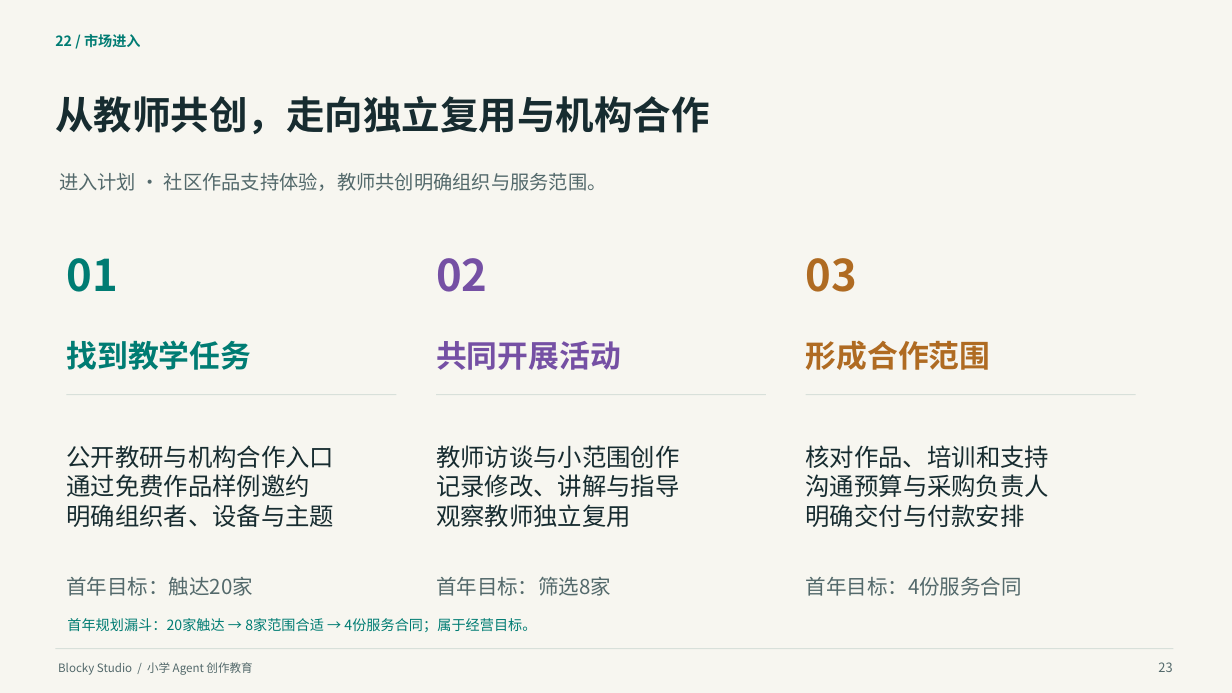
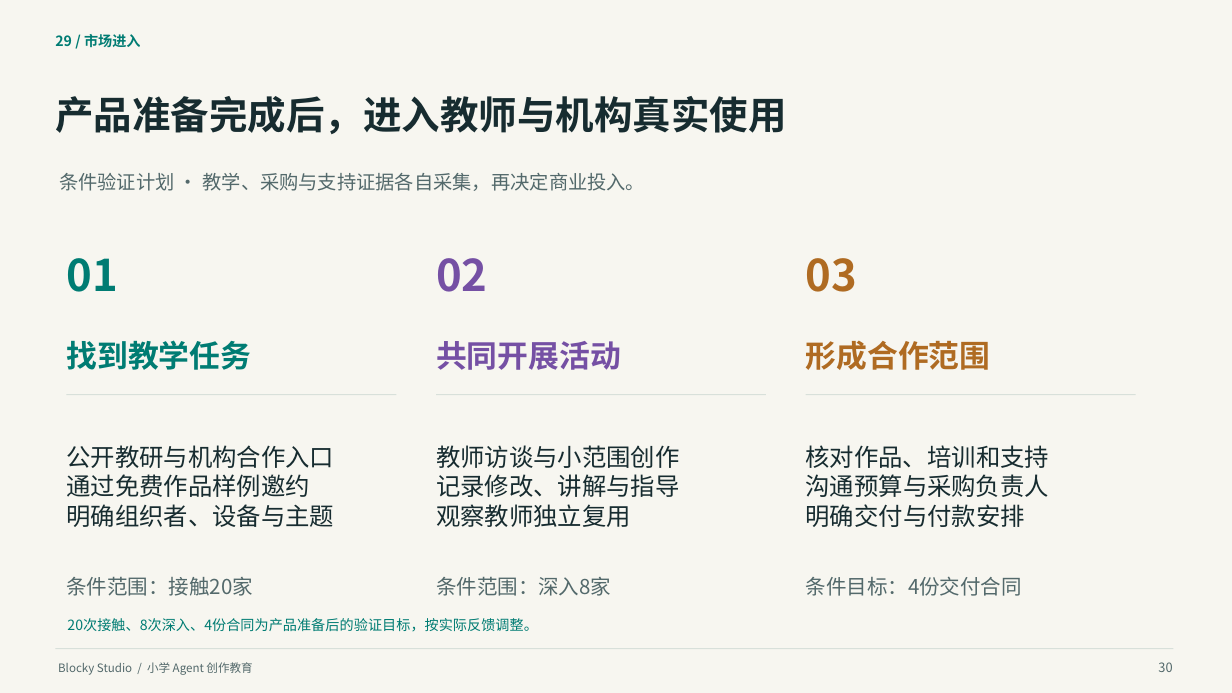
Before and after one commit to q2955161835-debug/Blocky-AI, a slide deck: slide 30 of doc/交付/2026-10-03-答辩与商业计划书/Blocky-Studio-小学Agent创作教育-2026-10-03.pptx (slide 23 before the commit). Drawn at 1232x693 pixels with LibreOffice and Linux fonts; fonts in the diff are those of the drawing. Boxes give left, top, right and bottom in pixels: in the first picture for what was removed or moved away, otherwise in the second. Text is boxed around its words. In the diff, an @@ line names an element or a change of style, - is before the commit and + after.

```diff
--- a/doc/交付/2026-10-03-答辩与商业计划书/Blocky-Studio-小学Agent创作教育-2026-10-03.pptx
+++ b/doc/交付/2026-10-03-答辩与商业计划书/Blocky-Studio-小学Agent创作教育-2026-10-03.pptx
@@ text at (55,34,141,48): text changed @@
-22 / 市场进入
+29 / 市场进入
@@ text at (55,96,786,134): text changed @@
-从教师共创，走向独立复用与机构合作
+产品准备完成后，进入教师与机构真实使用
@@ text at (59,173,646,191): text changed @@
-进入计划 · 社区作品支持体验，教师共创明确组织与服务范围。
+条件验证计划 · 教学、采购与支持证据各自采集，再决定商业投入。
@@ text at (66,577,253,596): text changed @@
-首年目标：触达20家
+条件范围：接触20家
@@ text at (436,577,611,596): text changed @@
-首年目标：筛选8家
+条件范围：深入8家
@@ text at (806,577,1022,596): text changed @@
-首年目标：4份服务合同
+条件目标：4份交付合同
@@ text at (67,618,538,632): text changed @@
-首年规划漏斗：20家触达 → 8家范围合适 → 4份服务合同；属于经营目标。
+20次接触、8次深入、4份合同为产品准备后的验证目标，按实际反馈调整。
@@ text at (1158,662,1172,672): text changed @@
-23
+30
```
Also in this commit, not shown: 34 other slides changed, 9 slides added, 1 slide removed, 52 other files.
